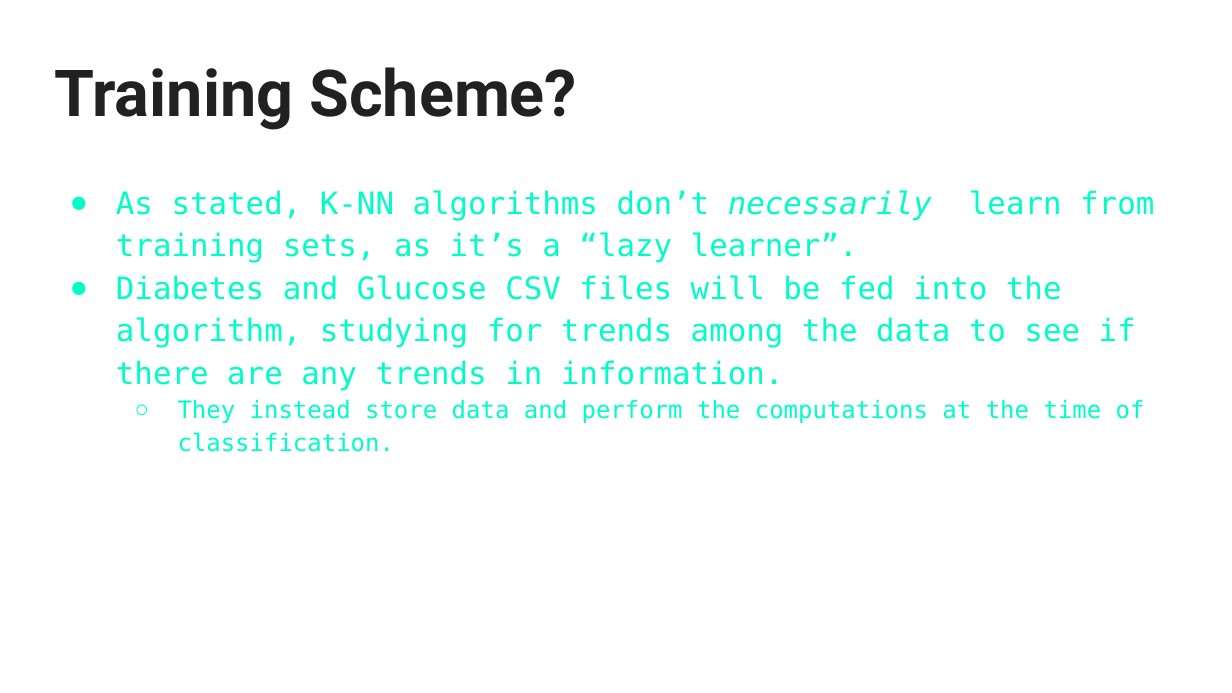
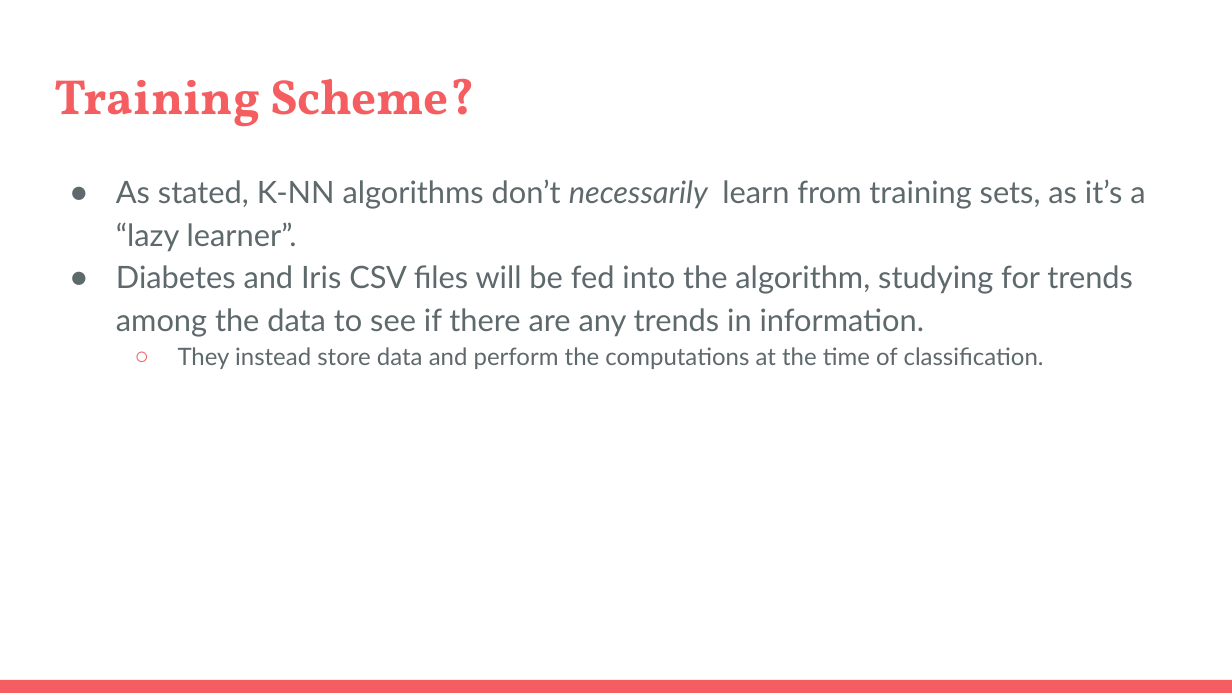
Before and after one commit to TrentNation/Data-Mining-Project-UG14, a slide deck: slide 14 of k-Nearest Neighbors (k-NN) Classification _ Regression.pptx (slide 11 before the commit). Drawn at 1232x693 pixels with LibreOffice and Linux fonts; fonts in the diff are those of the drawing. Boxes give left, top, right and bottom in pixels: in the first picture for what was removed or moved away, otherwise in the second. Text is boxed around its words. In the diff, an @@ line names an element or a change of style, - is before the commit and + after.

Commit message:
Updated Presentation Slides

```diff
--- a/k-Nearest Neighbors (k-NN) Classification _ Regression.pptx
+++ b/k-Nearest Neighbors (k-NN) Classification _ Regression.pptx
@@ title "Training Scheme?": place and size @@
-title "Training Scheme?" at (54, 67, 577, 130)
+title "Training Scheme?" at (54, 78, 475, 126)
@@ title "Training Scheme?" at (54, 78, 475, 126): size 37.8 to 28.8 pt, font Roboto to Vollkorn, text colour #212121 to #F55E61 @@
@@ text "As stated, K-NN algorithms don’t ...": place and size @@
-text "As stated, K-NN algorithms don’t ..." at (116, 190, 1154, 452)
+text "As stated, K-NN algorithms don’t ..." at (116, 179, 1145, 369)
@@ text at (116, 179, 1145, 369): font DejaVu Sans Mono to Lato, text colour #00FDC8 to #5E696C in "As stated, K-NN algorithms don’t necessarily learn ...", "They instead store data and perform the ..."; bullet colour #00FDC8 to #5E696C; bullet colour #00FDC8 to #F55E61 @@
@@ text at (116, 265, 1133, 337): text changed; font DejaVu Sans Mono to Lato; text colour #00FDC8 to #5E696C @@
-● Diabetes and Glucose CSV files will be fed into the algorithm, studying for trends among the data to see if there are any trends in information.
+● Diabetes and Iris CSV files will be fed into the algorithm, studying for trends among the data to see if there are any trends in information.
@@ rectangle added at (0, 680, 1232, 693), fill #F55E61 @@
```
Also in this commit, not shown: 10 other slides changed, 7 slides added, 4 slides removed.
